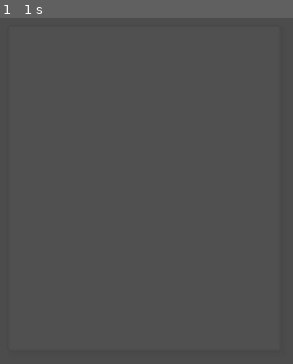
Above: before the commit, frame 1.
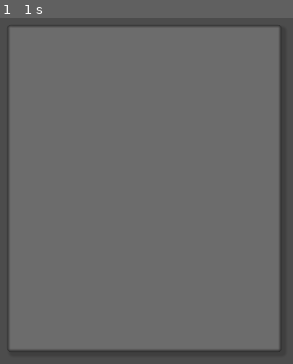
Above: after the commit, the same moment.

Repository: Clovisindo/CV-Please
Game: Godot game, scene res://scenes/game/items/curriculum/curriculum.tscn
Same seed, same stepped clock (60 frames per second), same inputs: the game is played once before the commit and once after it. This scene is started directly instead of the project's main scene.
Inputs (mouse positions are in pixels of both pictures, inside the frame that each line leads up to):
- Up to frame 1 (1 s): tap Enter at 0.5 s; move the mouse to (outside the picture) at 0.52 s; click (outside the picture) at 0.67 s

The runs differ from the first frame. In frame 1, 85% of the frame differs, in the area x 3-96%, y 2-97%.

Commit message:
fix: ya no permite evaluar candidato si su CV no es en estado activo

Diff:
--- a/GameManager.gd
+++ b/GameManager.gd
@@ -44,7 +44,10 @@
 	var evaluation = ApplicantResult.new()
 	evaluation.current_status = result
 	for applicant in applicant_list:
-		if applicant.get_status() is StateApplicantReviewing:
+		if (
+			applicant.get_status() is StateApplicantReviewing
+			and applicant.get_cv().get_status() is StateCVActive
+		):
 			applicant.process_applicant(evaluation)
 
 
--- a/scenes/game/characters/applicant/states/state_applicant_evaluated.gd
+++ b/scenes/game/characters/applicant/states/state_applicant_evaluated.gd
@@ -4,5 +4,8 @@
 
 
 func enter():
-	print("%s evaluated" % self.applicant)
+	if self.applicant.evaluation.current_status == ApplicantResult.Status.VALID:
+		portrait.rotation_degrees = 45
+	elif self.applicant.evaluation.current_status == ApplicantResult.Status.NOT_VALID:
+		portrait.flip_v = true
 	applicant.cv.process_cv(self.applicant.evaluation)
--- a/scenes/game/items/curriculum/states/state_cv_active.gd
+++ b/scenes/game/items/curriculum/states/state_cv_active.gd
@@ -2,6 +2,7 @@
 
 class_name StateCVActive
 
+export var animation_velocity = 3
 
 func enter():
 	print("CV in Active State...")
--- a/scenes/game/items/curriculum/states/state_cv_idle.gd
+++ b/scenes/game/items/curriculum/states/state_cv_idle.gd
@@ -2,7 +2,7 @@
 
 class_name StateCVIdle
 
-export var animation_velocity = 20
+export var animation_velocity = 3
 
 
 func enter():
